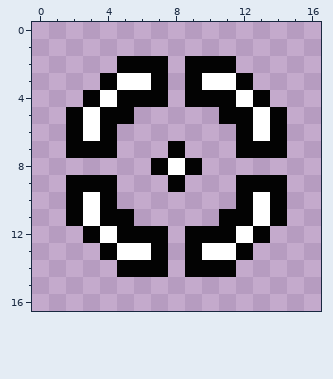
A pixel-art file gets an edit: src/art/ui_cursor_animation.aseprite. The first picture shows the starting point.
17x17 pixels, 1 frame.
New version:
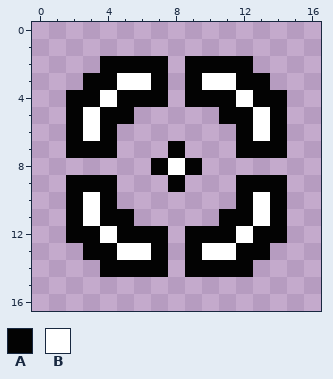
Palette (. is transparent): A #030303  B #ffffff
Commit message: update target cursor style
From old to new:
y 2: x 4 . -> A; x 12 . -> A
y 3: x 3 . -> A; x 13 . -> A
y 4: x 2 . -> A; x 14 . -> A
y 12: x 2 . -> A; x 14 . -> A
y 13: x 3 . -> A; x 13 . -> A
y 14: x 4 . -> A; x 12 . -> A
Where, in picture pixels (left, top, right, bottom), the same in both pictures:
added: (66, 56, 117, 107)
added: (236, 56, 287, 107)
added: (66, 226, 117, 277)
added: (236, 226, 287, 277)
